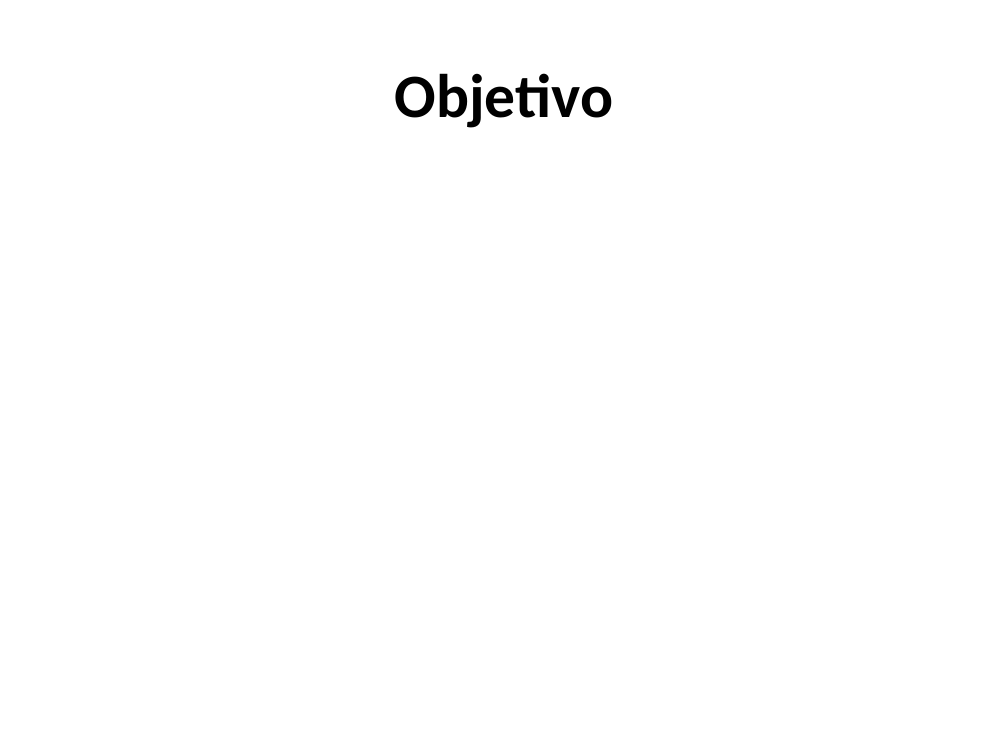
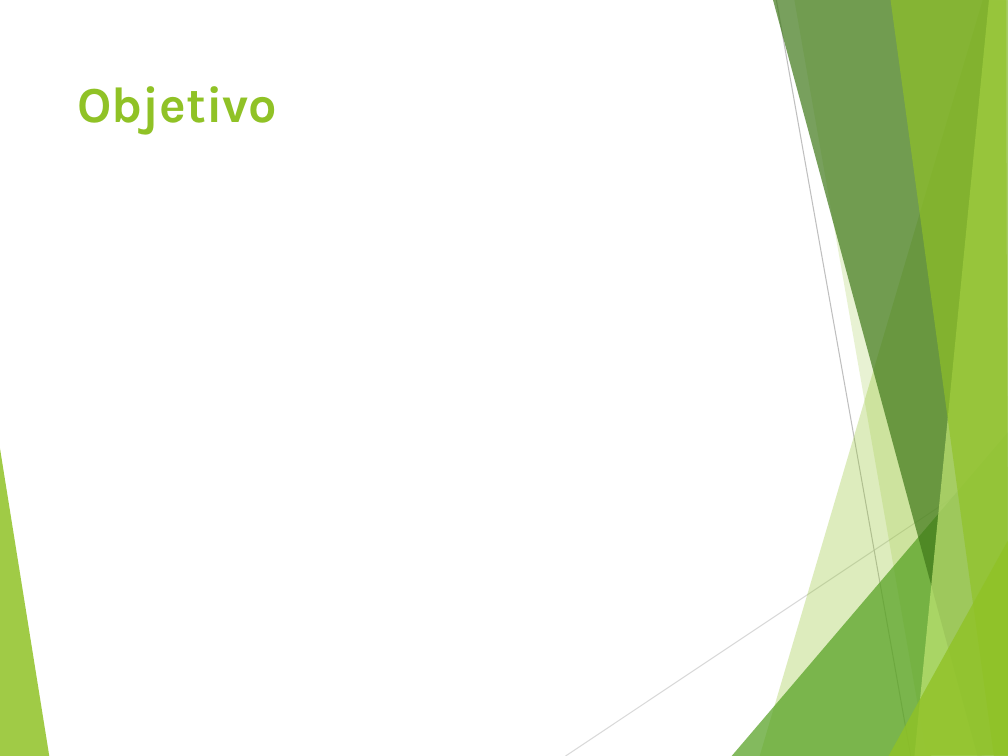
Before and after one commit to GustavoMimim/btsoftware, a slide deck: slide 3 of Documentação/apresentação - modelo.pptx. Drawn at 1008x756 pixels with LibreOffice and Linux fonts; fonts in the diff are those of the drawing. Boxes give left, top, right and bottom in pixels: in the first picture for what was removed or moved away, otherwise in the second. Text is boxed around its words. In the diff, an @@ line names an element or a change of style, - is before the commit and + after.

```diff
--- a/Documentação/apresentação - modelo.pptx
+++ b/Documentação/apresentação - modelo.pptx
@@ title "Objetivo": place and size @@
-title "Objetivo" at [395,73,614,128]
+title "Objetivo" at [77,86,277,135]
@@ title "Objetivo" at [77,86,277,135]: size 44 to 36 pt, font Calibri to Karla, text colour #000000 to #90C226; alignment centre to left; vertical alignment middle to top @@
@@ group added at [0,0,1008,756]: 8 freeform shapes, 2 lines @@
```
Also in this commit, not shown: 5 other slides changed, 1 slide added, 1 slide removed, 2 other files.
